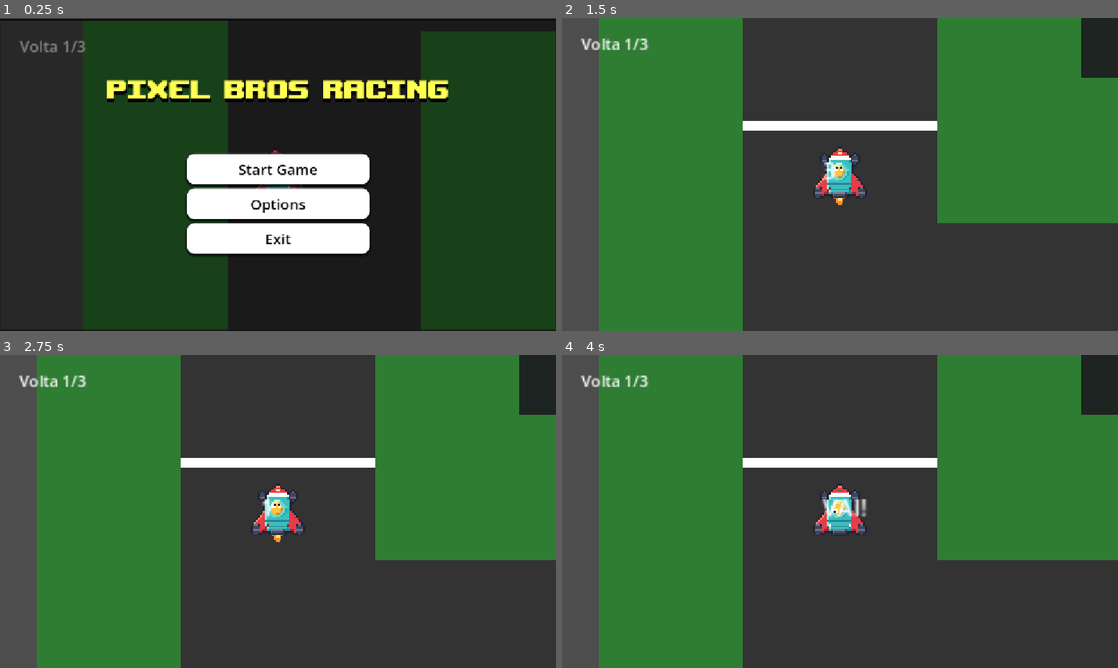
Above: before the commit, frames 1-4 (two rows, left to right).
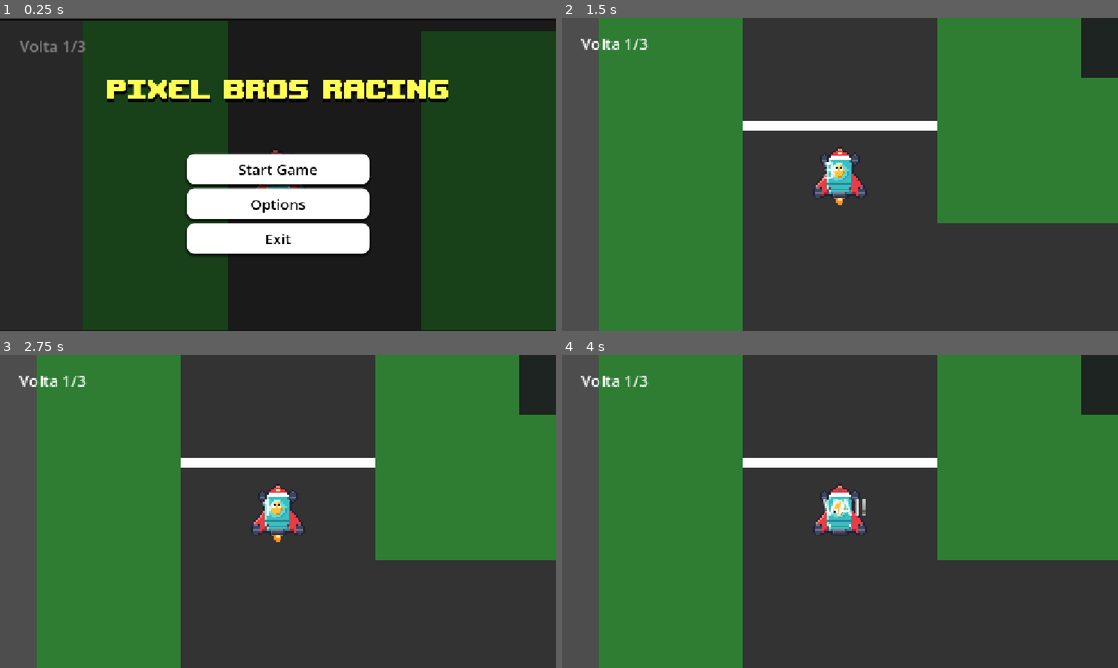
Above: after the commit, the same moments.

Repository: Blue-Raccoon-Interactive/Pixel-Bros-Racing
Game: Godot game, scene res://scenes/main/main_menu.tscn
Two runs of this game, one before a commit and one after it. Both use one fixed random seed, a clock stepped at 60 frames per second and the inputs below.
Inputs (mouse positions are in pixels of both pictures, inside the frame that each line leads up to):
- Up to frame 1 (0.25 s): no input
- Up to frame 2 (1.5 s): click "Start Game" at 0.5 s; tap Enter at 1.25 s; move the mouse to (962, 158) at 1.27 s; hold D (steer_right) from 1.28 s (still down); click (962, 158) at 1.42 s
- Up to frame 3 (2.75 s): release D (steer_right) at 2 s; tap Space at 2 s; drag from (166, 527) to (289, 448) at 2.02 s
- Up to frame 4 (4 s): tap Enter at 2.75 s; move the mouse to (895, 442) at 2.77 s; hold D (steer_right) 2.78-3.5 s; tap Space at 3.5 s; drag from (812, 574) to (673, 464) at 3.52 s

The runs differ from the first frame. In frame 1, 1.0% of the frame differs, in the area x 19-100%, y 4-100%; in frame 2, 0.2%; in frame 3, 0.2%; in frame 4, 0.4%.

Commit message:
Pequenas alterações

Diff:
--- a/project.godot
+++ b/project.godot
@@ -22,7 +22,6 @@
 [display]
 
 window/stretch/mode="canvas_items"
-window/stretch/aspect="expand"
 
 [editor_plugins]
 
@@ -61,6 +60,7 @@
 
 [rendering]
 
+textures/canvas_textures/default_texture_filter=0
 rendering_device/driver.windows="d3d12"
 renderer/rendering_method="gl_compatibility"
 renderer/rendering_method.mobile="gl_compatibility"
Not shown, added: export_presets.cfg
